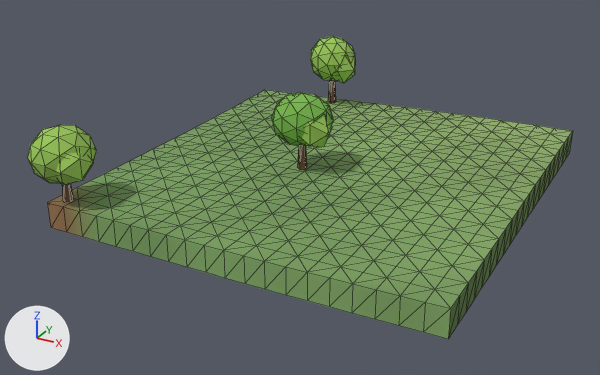
Two versions of the glTF model client/public/models/chunks/3_2.glb, one commit apart.
Rendered twice from a 50 mm lens placed at (131.7, -128.5, 24.8), pointed at (103.5, -77.2, -0.9). Every picture has the same lights, and +X, +Y and +Z are marked at lower left. The first picture is the older version. Mesh edges are drawn as thin lines. Vertices at exactly the same position are counted once.

The first picture shows 'scenery', 'terrain'.
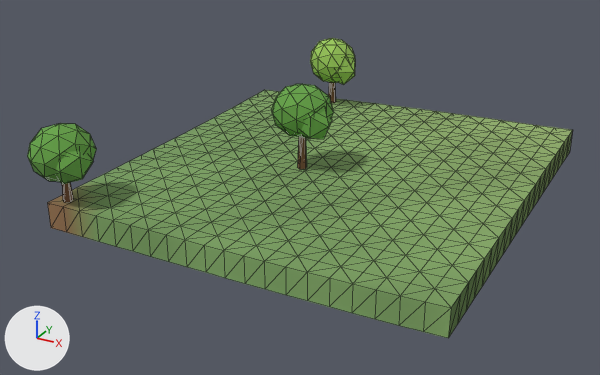
Location of each change, [x1, y1, x2, y2] in pixels of the pictures (600 x 375 px; the box of a moved part takes in the faces that stretch with it):
'scenery', reshaped, recoloured
    before: [27, 36, 355, 202]
    after: [27, 38, 355, 202]
part 1 of me_scenery, moved or reshaped
    before: [271, 93, 334, 146]
    after: [271, 84, 334, 137]
part 2 of me_scenery, moved or reshaped
    before: [301, 116, 332, 147]
    after: [301, 110, 332, 139]
part 3 of me_scenery, moved or reshaped
    before: [297, 145, 307, 169]
    after: [297, 137, 307, 169]
part 4 of me_scenery, recoloured
    both: [28, 38, 355, 184]

The edits, one by one:
me_scenery is used by ob_scenery; location (0.0, 0.0, 0.0).
Before the commit, vertices of me_scenery: 0 (103.0, -76.2, 3.4), 2 (103.2, -76.1, 3.4), 4 (103.1, -75.8, 3.4), 6 (102.9, -75.8, 3.4), 8 (102.8, -76.1, 3.4).
Before the commit, vertices of me_scenery: 10 (103.0, -76.0, 3.4).
me_scenery had 198 vertices, 360 faces and spanned x 88.9..105.7, y -91.3..-58.7, z 0.0..6.8.
me_scenery now has 198 vertices, 360 faces and spans x 88.9..105.7, y -91.3..-58.7, z 0.0..7.0.
me_scenery part 1: the loose piece of 42 vertices spanning x 100.7..105.3, y -78.1..-73.9, z 2.1..6.3 is moved by (0.0, 0.0, 0.7).
me_scenery part 2: the loose piece of 12 vertices spanning x 102.7..105.7, y -77.7..-75.3, z 2.4..5.0 is moved by (0.0, 0.0, 0.6).
Part 3, on me_scenery:
Vertices 0, 2, 4, 6, 8, 10 of me_scenery move by (0.0, 0.0, 0.6).
me_scenery part 4: 292 faces centred in x 89.0..105.3, y -91.2..-58.9, z 1.7..6.6 are repainted in the vertex colours; the middle colour goes from green #97c458 to green #67a548.
Other edits to the shape of me_scenery do not show in these pictures.
